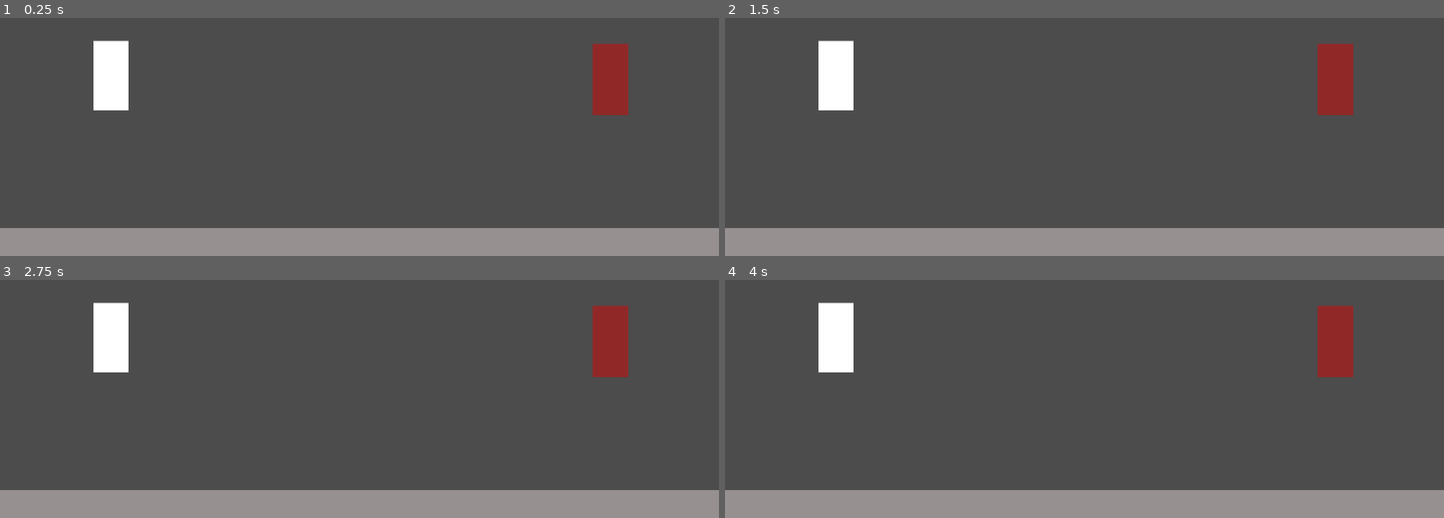
Above: before the commit, frames 1-4 (two rows, left to right).
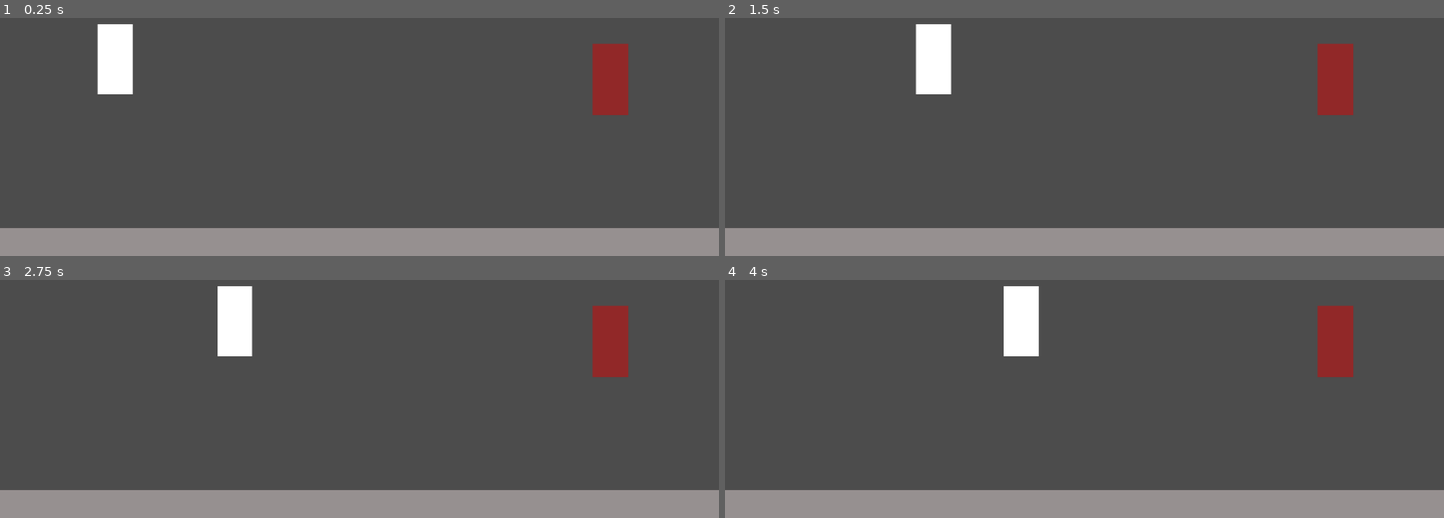
Above: after the commit, the same moments.

Repository: sredna43/gameoff2020
Game: Godot game, scene res://scenes/levels/TestWorld.tscn
The game is run twice, just before and just after one commit, with the same random seed, the same clock (stepped at 60 frames per second) and the same inputs.
Inputs:
- Up to frame 1 (0.25 s): no input
- Up to frame 2 (1.5 s): tap Enter at 0.5 s; hold D (player_right, bound only after the commit) 0.53-1.28 s; hold A (player_left, bound only after the commit) from 1.28 s (still down)
- Up to frame 3 (2.75 s): release A (player_left, bound only after the commit) at 2.03 s; hold D (player_right, bound only after the commit) from 2.03 s (still down)
- Up to frame 4 (4 s): release D (player_right, bound only after the commit) at 3.53 s; hold A (player_left, bound only after the commit) from 3.53 s (still down)

The runs differ from the first frame. In frame 1, 1.0% of the frame differs, in the area x 13-19%, y 2-39%; in frame 2, 2.9%, in the area x 13-32%, y 2-39%; in frame 3, 2.9%; in frame 4, 2.9%.
Error before the commit: Parse Error: The method "change_state" isn't declared in the current class. (res://scenes/player/scripts/state_machine/player_fsm.gd:28)

Commit message:
feat: States

Diff:
--- a/Godot/project.godot
+++ b/Godot/project.godot
@@ -36,6 +36,39 @@
 run/main_scene="res://scenes/levels/TestWorld.tscn"
 config/icon="res://icon.png"
 
+[input]
+
+player_left={
+"deadzone": 0.5,
+"events": [ Object(InputEventKey,"resource_local_to_scene":false,"resource_name":"","device":0,"alt":false,"shift":false,"control":false,"meta":false,"command":false,"pressed":false,"scancode":65,"unicode":0,"echo":false,"script":null)
+, Object(InputEventJoypadMotion,"resource_local_to_scene":false,"resource_name":"","device":0,"axis":0,"axis_value":-1.0,"script":null)
+ ]
+}
+player_right={
+"deadzone": 0.5,
+"events": [ Object(InputEventKey,"resource_local_to_scene":false,"resource_name":"","device":0,"alt":false,"shift":false,"control":false,"meta":false,"command":false,"pressed":false,"scancode":68,"unicode":0,"echo":false,"script":null)
+, Object(InputEventJoypadMotion,"resource_local_to_scene":false,"resource_name":"","device":0,"axis":0,"axis_value":1.0,"script":null)
+ ]
+}
+player_jump={
+"deadzone": 0.5,
+"events": [ Object(InputEventKey,"resource_local_to_scene":false,"resource_name":"","device":0,"alt":false,"shift":false,"control":false,"meta":false,"command":false,"pressed":false,"scancode":87,"unicode":0,"echo":false,"script":null)
+, Object(InputEventJoypadButton,"resource_local_to_scene":false,"resource_name":"","device":0,"button_index":0,"pressure":0.0,"pressed":false,"script":null)
+ ]
+}
+player_shoot={
+"deadzone": 0.5,
+"events": [ Object(InputEventKey,"resource_local_to_scene":false,"resource_name":"","device":0,"alt":false,"shift":false,"control":false,"meta":false,"command":false,"pressed":false,"scancode":32,"unicode":0,"echo":false,"script":null)
+, Object(InputEventJoypadButton,"resource_local_to_scene":false,"resource_name":"","device":0,"button_index":7,"pressure":0.0,"pressed":false,"script":null)
+ ]
+}
+player_run={
+"deadzone": 0.5,
+"events": [ Object(InputEventKey,"resource_local_to_scene":false,"resource_name":"","device":0,"alt":false,"shift":false,"control":false,"meta":false,"command":false,"pressed":false,"scancode":16777237,"unicode":0,"echo":false,"script":null)
+, Object(InputEventJoypadButton,"resource_local_to_scene":false,"resource_name":"","device":0,"button_index":2,"pressure":0.0,"pressed":false,"script":null)
+ ]
+}
+
 [rendering]
 
 environment/default_environment="res://default_env.tres"
--- a/Godot/scenes/levels/TestWorld.tscn
+++ b/Godot/scenes/levels/TestWorld.tscn
@@ -11,7 +11,7 @@
 position = Vector2( 29.6543, 28.0062 )
 
 [node name="Player" parent="." instance=ExtResource( 3 )]
-position = Vector2( -681.505, 22.6091 )
+position = Vector2( -675.842, -0.987762 )
 
 [node name="Node2D" parent="." instance=ExtResource( 2 )]
 position = Vector2( -347.012, 260.571 )
--- a/Godot/scenes/player/Player.tscn
+++ b/Godot/scenes/player/Player.tscn
@@ -1,8 +1,9 @@
-[gd_scene load_steps=5 format=2]
+[gd_scene load_steps=6 format=2]
 
 [ext_resource path="res://scenes/player/scripts/controller.gd" type="Script" id=1]
 [ext_resource path="res://scenes/player/scripts/state_machine/states/walk.gd" type="Script" id=2]
 [ext_resource path="res://scenes/player/scripts/state_machine/player_fsm.gd" type="Script" id=3]
+[ext_resource path="res://scenes/player/scripts/state_machine/states/idle.gd" type="Script" id=4]
 
 [sub_resource type="CapsuleShape2D" id=1]
 
@@ -13,10 +14,13 @@
 "_edit_group_": true
 }
 
-[node name="States" type="Node" parent="."]
+[node name="States" type="Node2D" parent="."]
 script = ExtResource( 3 )
 
-[node name="Walk" type="Node" parent="States"]
+[node name="Idle" type="Node2D" parent="States"]
+script = ExtResource( 4 )
+
+[node name="Walk" type="Node2D" parent="States"]
 script = ExtResource( 2 )
 
 [node name="CollisionShape2D" type="CollisionShape2D" parent="."]
--- a/Godot/scenes/player/scripts/controller.gd
+++ b/Godot/scenes/player/scripts/controller.gd
@@ -4,7 +4,7 @@
 extends KinematicBody2D
 class_name Player
 
-# Player Movement
+# Player Movement (Variables)
 export var walk_speed: float = 250
 export var run_speed: float = 350
 export var gravity: float = 40
@@ -13,11 +13,12 @@
 var vx: float = 0 setget _set_vx, _get_vx
 var vy: float = 0 setget _set_vy, _get_vy
 
-# Inputs
+# Input (Variables)
 var horizontal_input: int = 0
 var vertical_input: int = 0
 
-# State Machine
+
+# State Machine (Variables)
 onready var state_machine: PlayerFSM = $States
 
 
@@ -27,7 +28,17 @@
     state_machine.init(self)
 
 func _physics_process(delta: float) -> void:
-    pass
+    _update_inputs()
+    state_machine.run()
+
+func move():
+    velocity = move_and_slide(velocity, Vector2.UP)
+
+func _update_inputs() -> void:
+    horizontal_input = (
+        int(Input.is_action_pressed("player_right"))
+        - int(Input.is_action_pressed("player_left"))
+    )
 
 func apply_gravity():
     pass
--- a/Godot/scenes/player/scripts/state_machine/player_fsm.gd
+++ b/Godot/scenes/player/scripts/state_machine/player_fsm.gd
@@ -11,18 +11,32 @@
 
 # Initialize states dictionary
 func init_states() -> void:
-    for state in get_children():
-        if state.tag:
-            states[state.tag] = state
+	for state in get_children():
+		if state.tag:
+			states[state.tag] = state
 
 func init(p: KinematicBody2D) -> void:
-    player = p
-    init_states()
-    active_state = states.walk # remember to change to idle once implemented
-    active_state.enter(player)
+	player = p
+	init_states()
+	active_state = states.walk # remember to change to idle once implemented
+	active_state.enter(player)
 
 func run() -> void:
-    var next_state_tag
-    next_state_tag = active_state.run(player)
-    if next_state_tag:
-        change_state(next_state_tag)
+	var next_state_tag
+	next_state_tag = active_state.run(player)
+	if next_state_tag:
+		change_state(next_state_tag)
+
+#Takes in string, gets the state from dict. with corresponding tag,
+#if there is a state in the dictionary set the previous state to current state
+#(active state)
+#exit the active state
+#set active state to next state
+#enter the active state
+func change_state(next_state_tag: String) -> void:
+	var next_state = states.get(next_state_tag)
+	if next_state:
+		previous_state_tag = active_state.tag
+		active_state.exit(player)
+		active_state = next_state
+		active_state.enter(player)
--- a/Godot/scenes/player/scripts/state_machine/player_state.gd
+++ b/Godot/scenes/player/scripts/state_machine/player_state.gd
@@ -7,16 +7,16 @@
 
 # Runs when the state is initialized (not entered)
 func _ready() -> void:
-    tag = name.to_lower()
+	tag = name.to_lower()
 
 # Function to be called when we enter this state
 func enter(player: KinematicBody2D) -> void:
-    pass
+	pass
 
 # Function to be called with each physics process during runtime
 func run(player: KinematicBody2D) -> String:
-    return ""
+	return ""
 
 # Function to be called as we exit the state
 func exit(player: KinematicBody2D) -> void:
-    pass
+	pass
--- /dev/null
+++ b/Godot/scenes/player/scripts/state_machine/states/idle.gd
@@ -0,0 +1,7 @@
+extends PlayerState
+
+#Override run function
+func run(player: KinematicBody2D) -> String:
+    if player.horizontal_input != 0:
+        return "walk"
+    return ""
--- a/Godot/scenes/player/scripts/state_machine/states/walk.gd
+++ b/Godot/scenes/player/scripts/state_machine/states/walk.gd
@@ -3,4 +3,10 @@
 extends PlayerState
 
 func run(player: KinematicBody2D) -> String:
-    if abs(player.horizontal)
+	if player.horizontal_input != 0:
+		player.vx = player.horizontal_input * player.walk_speed
+	player.move()
+
+	if player.horizontal_input == 0:
+		return "idle"
+	return ""
